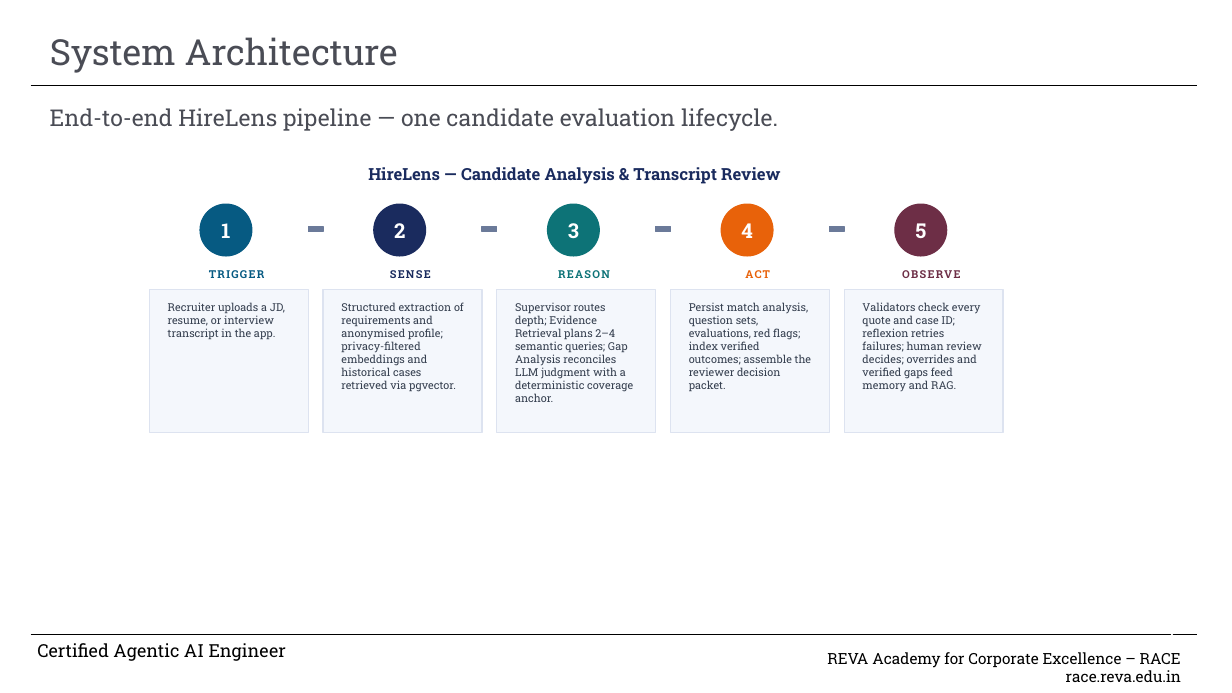
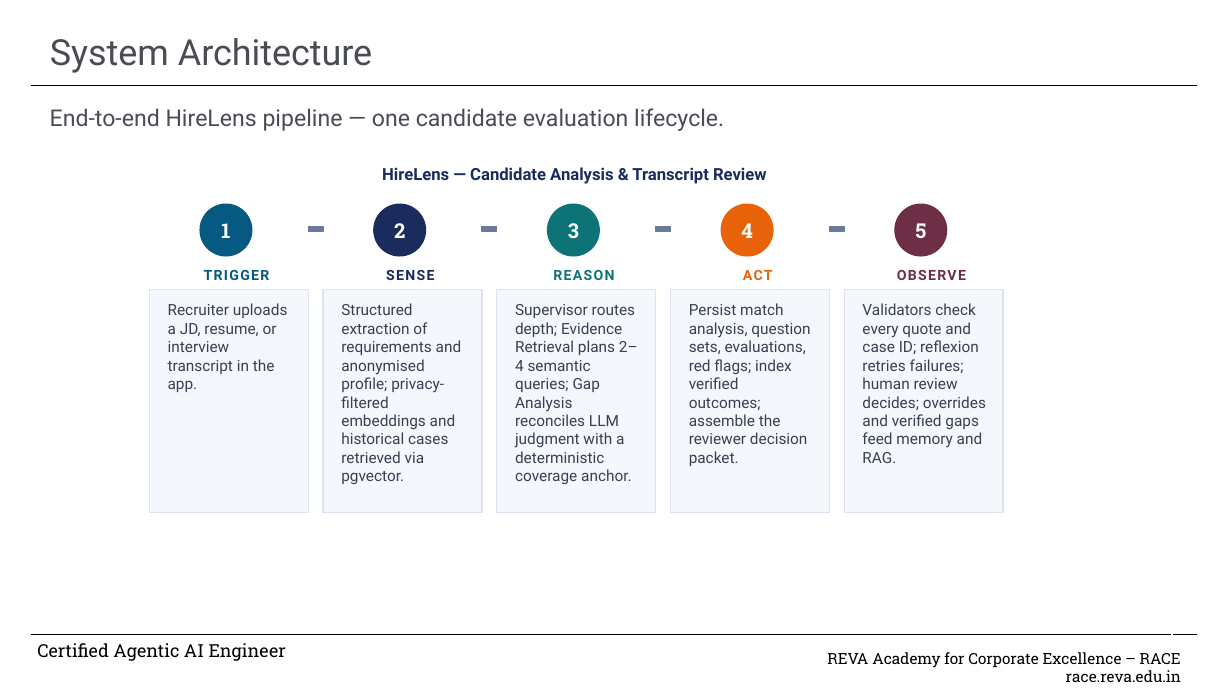
Before and after one commit to adaptiverajat/hire-lens, a slide deck: slide 6 of documentation/HireLens_Capstone_Final_Submission.pptx. Drawn at 1232x693 pixels with LibreOffice and Linux fonts; fonts in the diff are those of the drawing; background and template pictures are left out. Boxes give left, top, right and bottom in pixels: in the first picture for what was removed or moved away, otherwise in the second. Text is boxed around its words. In the diff, an @@ line names an element or a change of style, - is before the commit and + after.

Commit message:
Changed font on PPT and updated card top margin by 20px

```diff
--- a/documentation/HireLens_Capstone_Final_Submission.pptx
+++ b/documentation/HireLens_Capstone_Final_Submission.pptx
@@ font Roboto Slab to Roboto in 3 elements at box(50, 38, 372, 73), box(50, 108, 724, 131), box(382, 167, 767, 184) @@
@@ size 8.5 to 11 pt, font Roboto Slab to Roboto in 5 elements at box(204, 270, 270, 280), box(386, 270, 434, 280), box(553, 270, 614, 280), box(743, 270, 773, 280), box(897, 270, 966, 280) @@
@@ rectangle: place and size @@
-rectangle at box(150, 289, 309, 433)
+rectangle at box(150, 289, 309, 513)
@@ rectangle: place and size @@
-rectangle at box(323, 289, 482, 433)
+rectangle at box(323, 289, 482, 513)
@@ rectangle: place and size @@
-rectangle at box(497, 289, 656, 433)
+rectangle at box(497, 289, 656, 513)
@@ rectangle: place and size @@
-rectangle at box(671, 289, 830, 433)
+rectangle at box(671, 289, 830, 513)
@@ rectangle: place and size @@
-rectangle at box(845, 289, 1004, 433)
+rectangle at box(845, 289, 1004, 513)
@@ size 8.5 to 12 pt, font Roboto Slab to Roboto in 5 elements at box(168, 303, 288, 392), box(341, 303, 462, 484), box(515, 304, 638, 484), box(689, 303, 810, 466), box(862, 303, 986, 463) @@
```
Also in this commit, not shown: 9 other slides changed, 1 other file.
